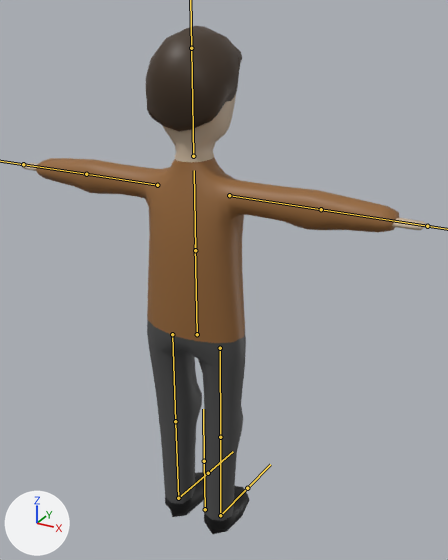
The FBX model Assets/ed/models/guy.fbx: old version first, new version second.
The view is the same before and after, from a 50 mm camera at (1.27, -2.11, 2.37) aimed at (0.06, 0.1, 1.27). The axes (+X, +Y, +Z) are drawn at lower left. The lights are the same throughout. The bones that bend it are drawn over the model as lines.

Objects in the first picture: 'guy'.
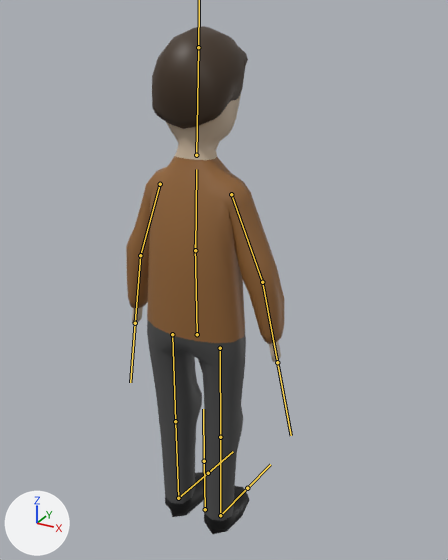
The newer file adds an action. The first version stands in its rest pose; the second is drawn at frame 1 of the action 'Armature|jump'.

Changed parts and their boxes (x1, y1, x2, y2) in the pictures (448 x 560 px):
'guy', posed (61% narrower): before (23, 26, 426, 534); after (126, 26, 284, 534)
bone 'back2', root to tip: before (195, 250) to (194, 170); after (195, 250) to (196, 169)
bone 'arm.L', root to tip: before (157, 185) to (86, 174); after (160, 184) to (140, 255)
bone 'arm2.L', root to tip: before (86, 174) to (23, 164); after (140, 255) to (135, 323)
bone 'arm.R', root to tip: before (229, 195) to (321, 209); after (231, 194) to (262, 282)
bone 'arm2.R', root to tip: before (321, 209) to (427, 226); after (262, 282) to (277, 362)

What the commit changed:
Bone 'back2' (bone_back2) turns from (0, 0, 0) to (0, 0, -4) degrees about its own x, y and z.
Bone 'arm.L' (bone_arm_l) turns from (0, 0, 0) to (-69, -7, 0) degrees about its own x, y and z.
Bone 'arm2.L' (bone_arm2_l) turns from (0, 0, 0) to (-10, 0, 0) degrees about its own x, y and z.
Bone 'arm.R' (bone_arm_r) turns from (0, 0, 0) to (-69, 7, 0) degrees about its own x, y and z.
Bone 'arm2.R' (bone_arm2_r) turns from (0, 0, 0) to (-10, 0, 0) degrees about its own x, y and z.
